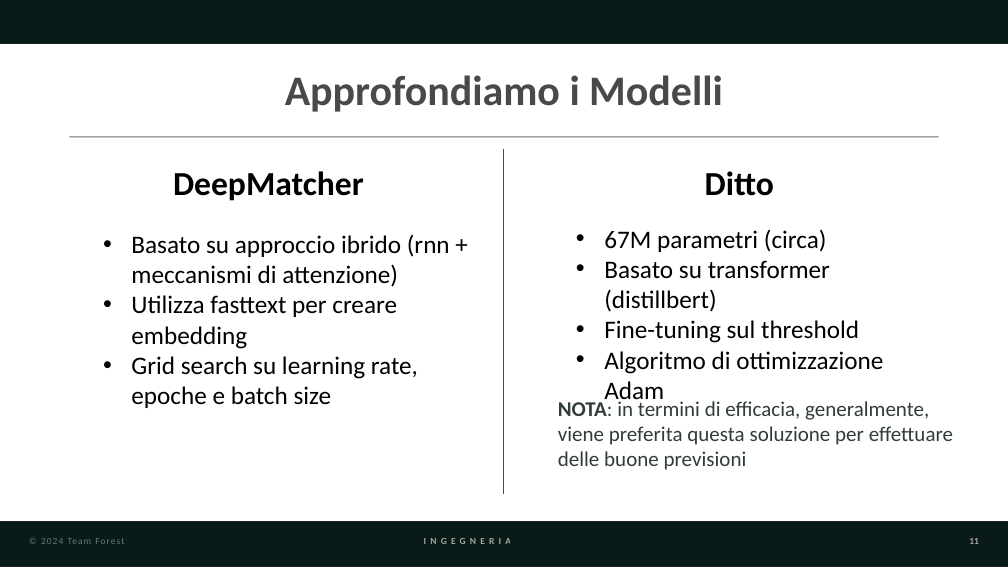
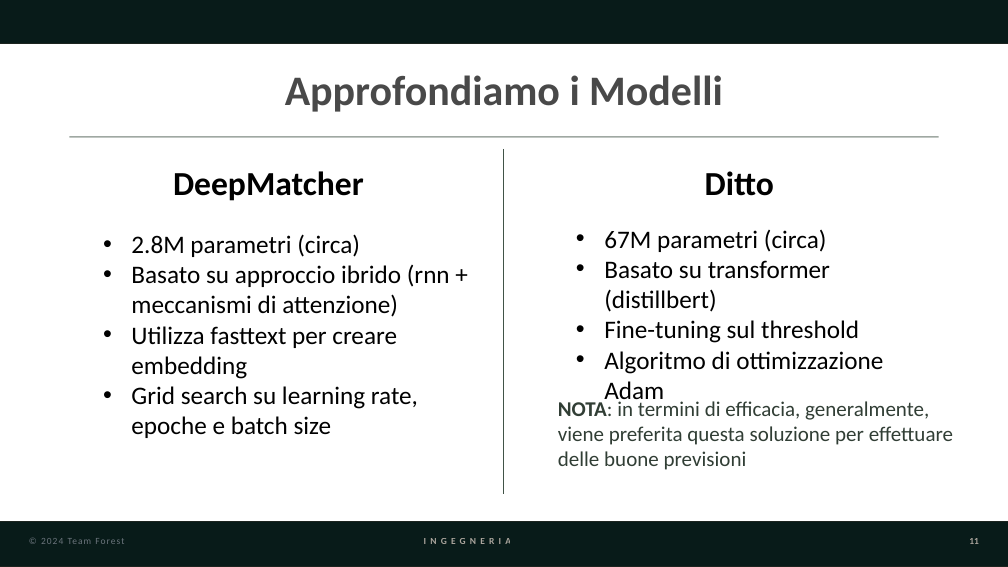
Before and after one commit to Xhst/data-engineering-projects, a slide deck: slide 12 of project-5/IDD-project5-presentation.pptx. Drawn at 1008x567 pixels with LibreOffice and Linux fonts; fonts in the diff are those of the drawing. Boxes give left, top, right and bottom in pixels: in the first picture for what was removed or moved away, otherwise in the second. Text is boxed around its words. In the diff, an @@ line names an element or a change of style, - is before the commit and + after.

```diff
--- a/project-5/IDD-project5-presentation.pptx
+++ b/project-5/IDD-project5-presentation.pptx
@@ text at (x1=131, y1=234, x2=360, y2=257): paragraph added @@
+• 2.8M parametri (circa)
```
Also in this commit, not shown: 1 other slide changed.
